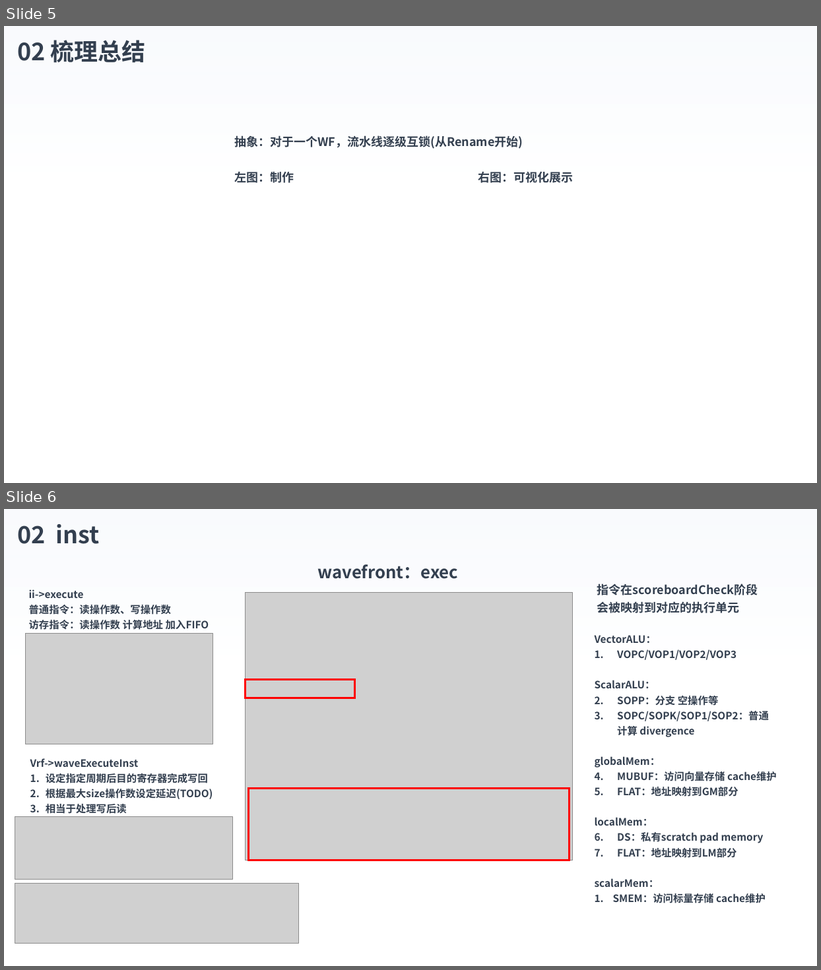
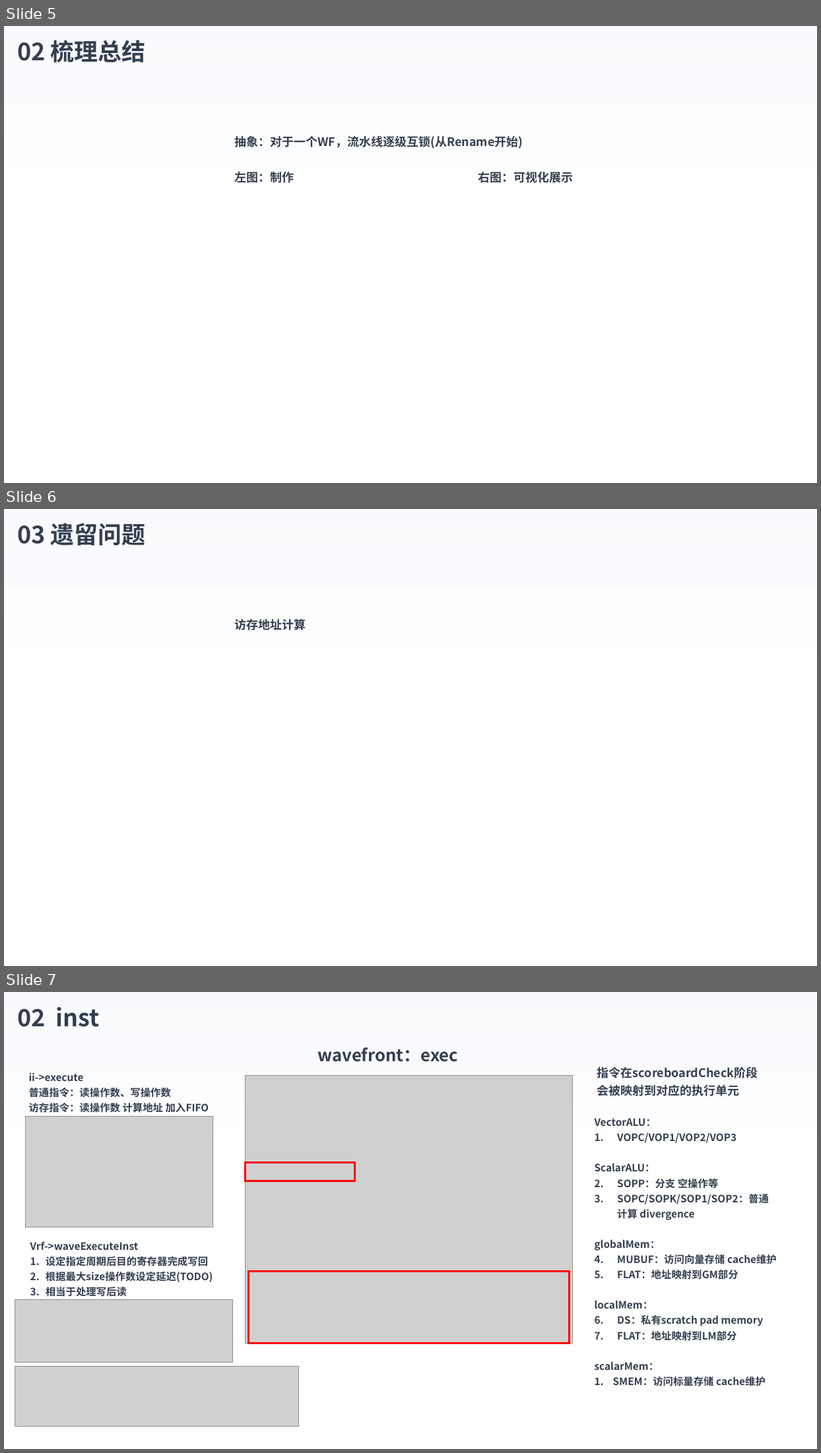
Before and after one commit to luot-ai/workspace, a slide deck: AA/gpu/GEM5/PPT/Gem5-GPU_4.pptx. Shown one above the other, each under a label of ours: slides 5 and 6 before the commit, slides 5, 6 and 7 after it. The pictures are 821x970 and 821x1453 pixels, drawn with LibreOffice and Linux fonts; fonts in the diff are those of the drawing; grey boxes stand for pictures; background and template pictures are left out. Boxes give left, top, right and bottom in pixels: in the first picture for what was removed or moved away, otherwise in the second. Text is boxed around its words. In the diff, an @@ line names an element or a change of style, - is before the commit and + after.

Commit message:
PPT4

```diff
--- a/AA/gpu/GEM5/PPT/Gem5-GPU_4.pptx
+++ b/AA/gpu/GEM5/PPT/Gem5-GPU_4.pptx
@@ slide 6 added at <box>4,509,817,966</box>, background picture (left out) @@
@@ rectangle added at <box>4,509,817,966</box>, fill gradient #F7FAFD to #FFFFFF @@
@@ text added at <box>17,523,146,546</box>, 28 pt, text #333F50, bold @@
+03 遗留问题
@@ text added at <box>234,619,306,630</box>, 14 pt, text #333F50, bold @@
+访存地址计算
@@ what was slide 6 is now slide 7 @@
```
